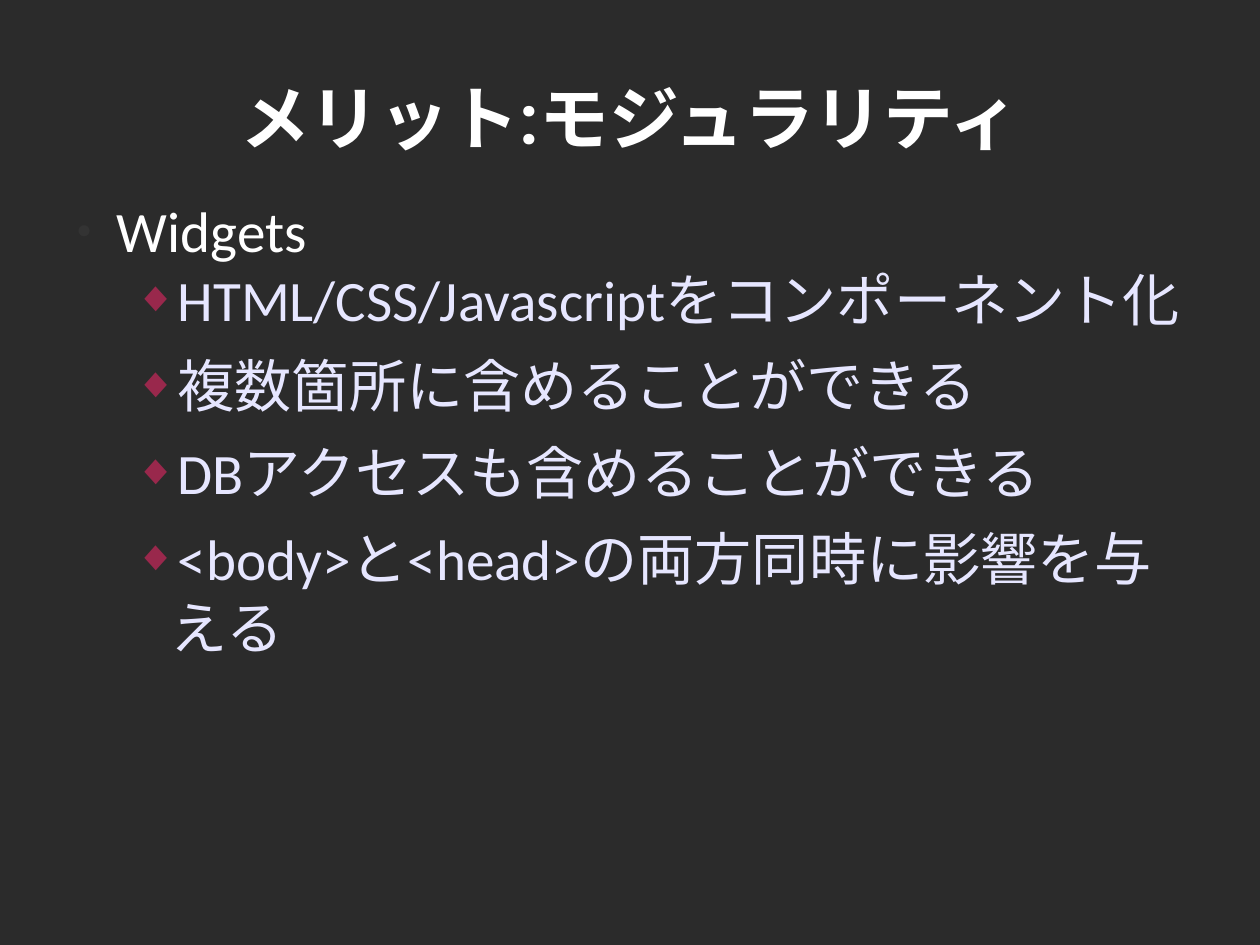
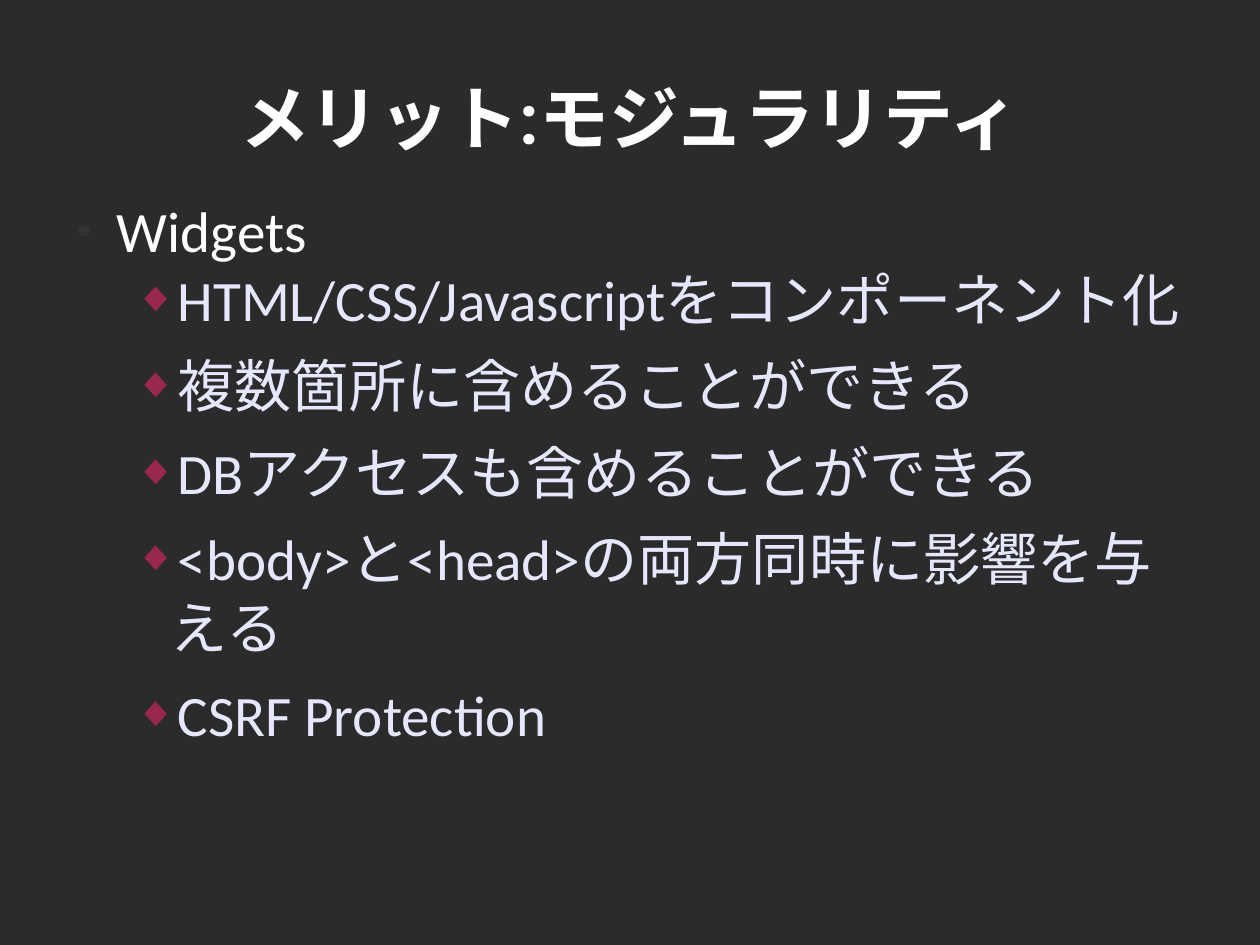
Before and after one commit to cutsea110/cross-slide, a slide deck: slide 25 of CROSS-Yesod.odp (slide 24 before the commit). Drawn at 1260x945 pixels with LibreOffice and Linux fonts; fonts in the diff are those of the drawing; background and template pictures are left out; a plain dark background stands for a picture behind light text. Boxes give left, top, right and bottom in pixels: in the first picture for what was removed or moved away, otherwise in the second. Text is boxed around its words. In the diff, an @@ line names an element or a change of style, - is before the commit and + after.

```diff
--- a/CROSS-Yesod.odp
+++ b/CROSS-Yesod.odp
@@ text at <box>178,696,546,737</box>: paragraph added @@
+  ◆ CSRF Protection
```
Also in this commit, not shown: 2 other slides changed, 1 slide added, 2 other files.
